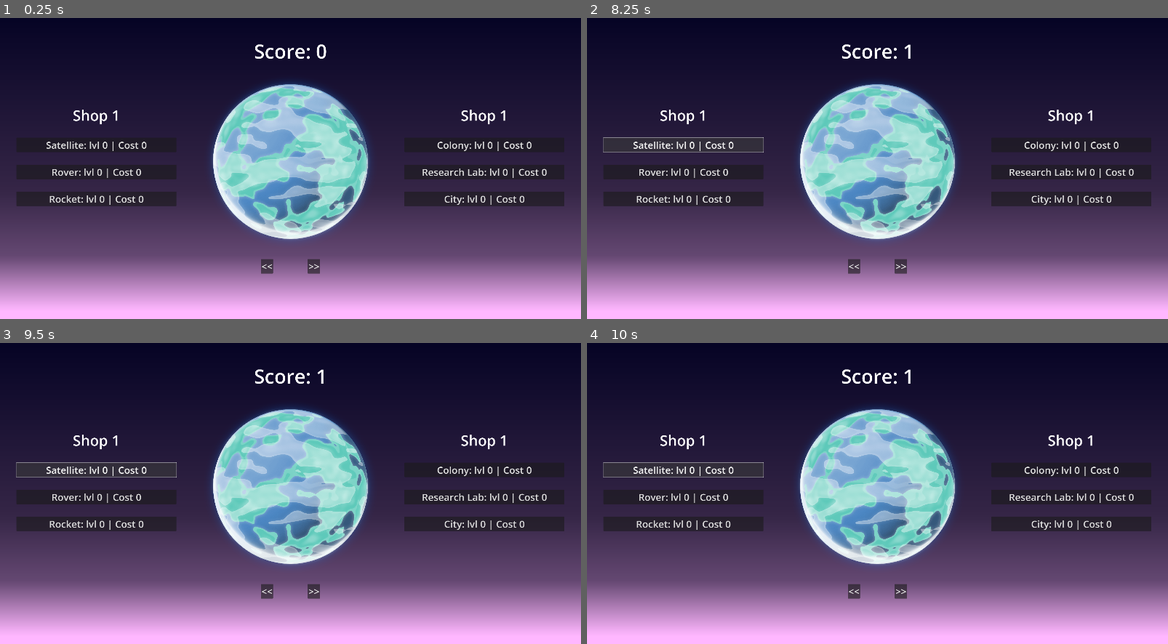
Above: before the commit, frames 1-4 (two rows, left to right).
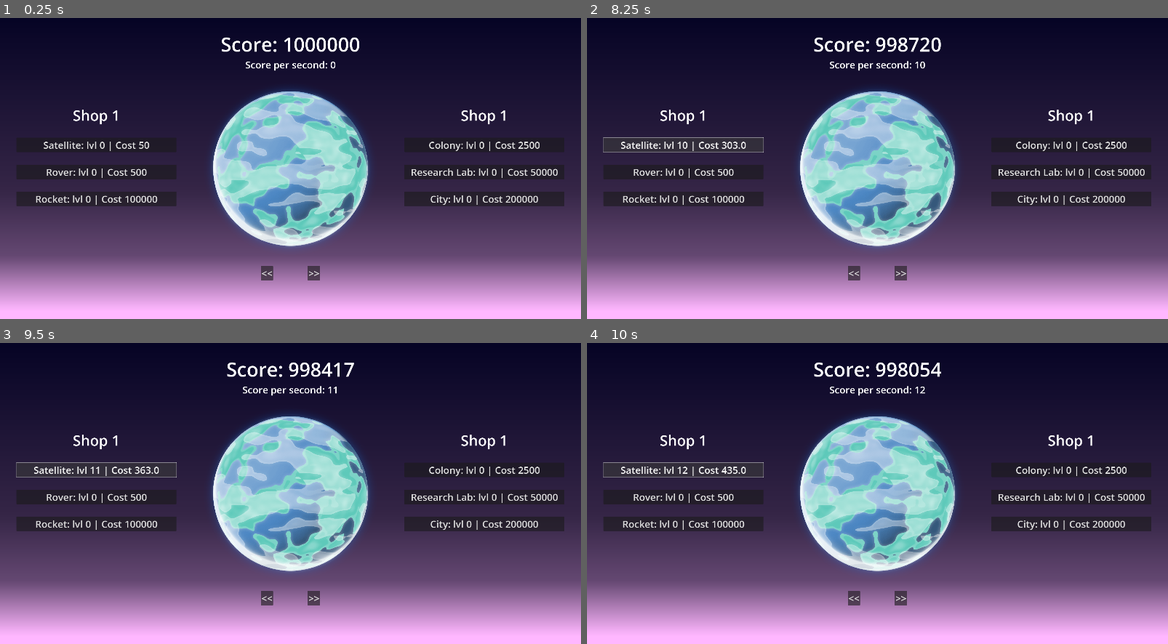
Above: after the commit, the same moments.

Repository: JStaed/planet-clicker-game
Game: Godot game, scene res://scenes/main.tscn
The game is run twice, just before and just after one commit, with the same random seed, the same clock (stepped at 60 frames per second) and the same inputs. The project has no main scene, so this scene is started directly.
Inputs (mouse positions are in pixels of both pictures, inside the frame that each line leads up to; where the layout moved, square brackets give the same spot in the first picture):
- Up to frame 1 (0.25 s): no input
- Up to frame 2 (8.25 s): click (877, 168) [877, 162] at 0.5 s; click "Satellite: lvl 0 | Cost 0" (after the commit: "Satellite: lvl 0 | Cost 50") at 1.25 s; click "Satellite: lvl 0 | Cost 0" (after the commit: "Satellite: lvl 1 | Cost 60.0") at 2 s; click "Satellite: lvl 0 | Cost 0" (after the commit: "Satellite: lvl 2 | Cost 72.0") at 2.75 s; click "Satellite: lvl 0 | Cost 0" (after the commit: "Satellite: lvl 3 | Cost 86.0") at 3.5 s; click "Satellite: lvl 0 | Cost 0" (after the commit: "Satellite: lvl 4 | Cost 103.0") at 4.25 s; click "Satellite: lvl 0 | Cost 0" (after the commit: "Satellite: lvl 5 | Cost 123.0") at 5 s; click "Satellite: lvl 0 | Cost 0" (after the commit: "Satellite: lvl 6 | Cost 147.0") at 5.75 s; click "Satellite: lvl 0 | Cost 0" (after the commit: "Satellite: lvl 7 | Cost 176.0") at 6.5 s; click "Satellite: lvl 0 | Cost 0" (after the commit: "Satellite: lvl 8 | Cost 211.0") at 7.25 s; click "Satellite: lvl 0 | Cost 0" (after the commit: "Satellite: lvl 9 | Cost 253.0") at 8 s
- Up to frame 3 (9.5 s): click "Satellite: lvl 0 | Cost 0" (after the commit: "Satellite: lvl 10 | Cost 303.0") at 8.75 s
- Up to frame 4 (10 s): click "Satellite: lvl 0 | Cost 0" (after the commit: "Satellite: lvl 11 | Cost 363.0") at 9.5 s

The runs differ from the first frame. In frame 1, 10% of the frame differs, in the area x 6-96%, y 6-88%; in frame 2, 10%, in the area x 5-96%, y 6-88%; in frame 3, 10%; in frame 4, 10%.

Commit message:
20 minutes - final

Diff:
--- a/scenes/main.tscn
+++ b/scenes/main.tscn
@@ -110,6 +110,12 @@
 layout_mode = 2
 theme = ExtResource("2_jyhfs")
 text = "Score: 0"
+horizontal_alignment = 1
+
+[node name="ScoreLabel2" type="Label" parent="CanvasLayer/Control/CanvasContainer/Middle"]
+layout_mode = 2
+theme = ExtResource("5_tbgi4")
+text = "Score Per Second: 0"
 horizontal_alignment = 1
 
 [node name="PlanetButton" type="TextureButton" parent="CanvasLayer/Control/CanvasContainer/Middle"]
@@ -248,6 +254,8 @@
 layout_mode = 2
 size_flags_stretch_ratio = 0.1
 
+[node name="ScorePerSecond" type="Timer" parent="."]
+
 [connection signal="pressed" from="CanvasLayer/Control/CanvasContainer/Left/ShopButton" to="CanvasLayer/Control" method="_on_click_shop_1_1"]
 [connection signal="pressed" from="CanvasLayer/Control/CanvasContainer/Left/ShopButton2" to="CanvasLayer/Control" method="_on_click_shop_1_2"]
 [connection signal="pressed" from="CanvasLayer/Control/CanvasContainer/Left/ShopButton3" to="CanvasLayer/Control" method="_on_click_shop_1_3"]
@@ -258,3 +266,4 @@
 [connection signal="pressed" from="CanvasLayer/Control/CanvasContainer/Right/ShopButton" to="CanvasLayer/Control" method="_on_click_shop_2_1"]
 [connection signal="pressed" from="CanvasLayer/Control/CanvasContainer/Right/ShopButton2" to="CanvasLayer/Control" method="_on_click_shop_2_2"]
 [connection signal="pressed" from="CanvasLayer/Control/CanvasContainer/Right/ShopButton3" to="CanvasLayer/Control" method="_on_click_shop_2_3"]
+[connection signal="timeout" from="ScorePerSecond" to="CanvasLayer/Control" method="_on_score_per_second_timeout"]
--- a/scripts/control_manager.gd
+++ b/scripts/control_manager.gd
@@ -3,7 +3,7 @@
 
 var PRICE_RATIO: float = 0.2
 
-var score: int = 0
+var score: int = 1000000
 var score_increment: int = 1
 var score_per_second: int = 0
 
@@ -78,6 +78,11 @@
 	preload("res://planet-sprites/planet09.png")
 ]
 
+func _ready() -> void:
+	update_shops()
+	update_score()
+	update_planet_sprite()
+
 func _on_click_planet() -> void: # Increments score by increment value when the planet is clicked
 	if unlocked_sprites[selected_sprite]:
 		score += score_increment * (1 + selected_sprite)
@@ -119,14 +124,15 @@
 
 func update_score():
 	$CanvasContainer/Middle/ScoreLabel.text = "Score: " + str(score)
+	$CanvasContainer/Middle/ScoreLabel2.text = "Score per second: " + str(score_per_second)
 
 func update_shops():
-	$CanvasContainer/Left/ShopButton.text = "Satellite: lvl " + str(shop_1_levels[0]) + " | Cost " + shop_1_prices[0]
-	$CanvasContainer/Left/ShopButton.text = "Rover: lvl " + str(shop_1_levels[1]) + " | Cost " + shop_1_prices[1]
-	$CanvasContainer/Left/ShopButton.text = "Rocket: lvl " + str(shop_1_levels[2]) + " | Cost " + shop_1_prices[2]
-	$CanvasContainer/Left/ShopButton.text = "Colony: lvl " + str(shop_2_levels[0]) + " | Cost " + shop_2_prices[0]
-	$CanvasContainer/Left/ShopButton.text = "Research Lab: lvl " + str(shop_2_levels[1]) + " | Cost " + shop_2_prices[1]
-	$CanvasContainer/Left/ShopButton.text = "City: lvl " + str(shop_2_levels[2]) + " | Cost " + shop_2_prices[2]
+	$CanvasContainer/Left/ShopButton.text = "Satellite: lvl " + str(shop_1_levels[0]) + " | Cost " + str(shop_1_prices[0])
+	$CanvasContainer/Left/ShopButton2.text = "Rover: lvl " + str(shop_1_levels[1]) + " | Cost " + str(shop_1_prices[1])
+	$CanvasContainer/Left/ShopButton3.text = "Rocket: lvl " + str(shop_1_levels[2]) + " | Cost " + str(shop_1_prices[2])
+	$CanvasContainer/Right/ShopButton.text = "Colony: lvl " + str(shop_2_levels[0]) + " | Cost " + str(shop_2_prices[0])
+	$CanvasContainer/Right/ShopButton2.text = "Research Lab: lvl " + str(shop_2_levels[1]) + " | Cost " + str(shop_2_prices[1])
+	$CanvasContainer/Right/ShopButton3.text = "City: lvl " + str(shop_2_levels[2]) + " | Cost " + str(shop_2_prices[2])
 
 func increment_clamped(base: int, value_min: int, value_max: int, increment: int = 1) -> int:
 	base += increment
@@ -154,3 +160,8 @@
 	purchase_upgrade(1, 1)
 func _on_click_shop_2_3() -> void:
 	purchase_upgrade(1, 2)
+
+
+func _on_score_per_second_timeout() -> void:
+	score += score_per_second
+	update_score()
